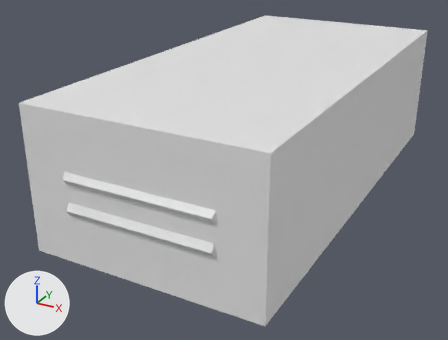
The glTF model src/assets/hover-car.gltf: old version first, new version second.
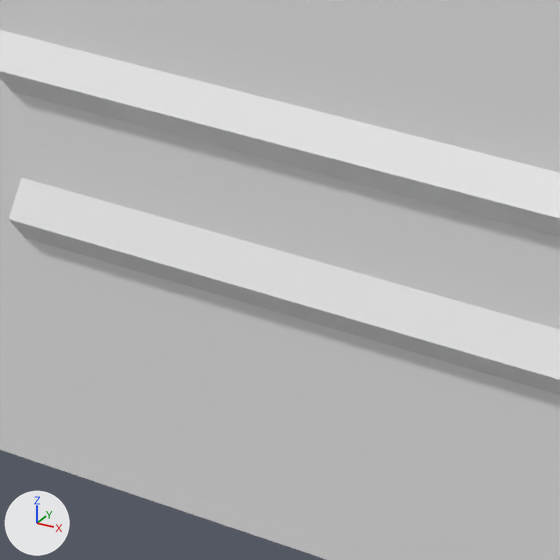
The first picture shows the older version from a 50 mm camera at (2.56, -5.53, 1.63) aimed at (-0.27, -0.39, -0.93). The close-ups show both versions on the part from 14% to 40% of the width and 49% to 83% of the height of that picture; other places that the commit changed are outside them. Lighting does not change. The marker at lower left points along +X, +Y and +Z. Where no turn or scale is listed for an object, it has been applied to the vertices.

Objects in the first close-up: 'boxCollider', 'car'.
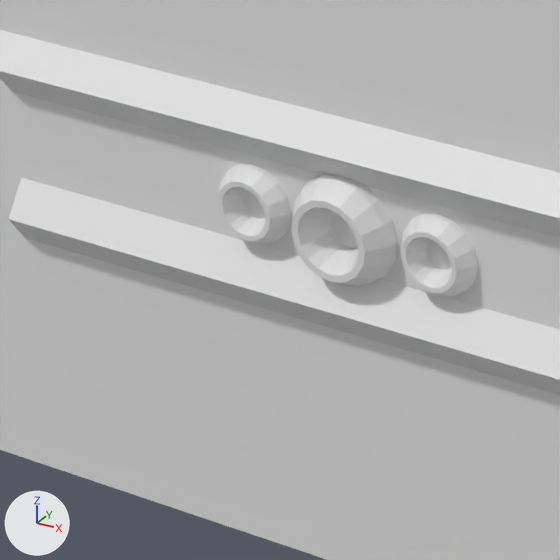
The edits, one by one:
Mesh me_sphere_011 is new.
It has 115 vertices, 226 faces and spans x -0.0724..0.0724, y -0.0512..0.0724, z -0.0724..0.0724.
Mesh me_sphere_009 is new.
It has 115 vertices, 226 faces and spans x -0.098..0.098, y -0.07..0.098, z -0.098..0.098.
Object 'thurstEngine1.002' (ob_thurstengine1_002) is new; it shows me_sphere_011.
Its location is (-0.176, -2.214, -0.521).
Object 'thurstEngine1.001' (ob_thurstengine1_001) is new; it shows a copy of me_sphere_011.
Its location is (0.174, -2.214, -0.521).
Object 'thurstEngine1' (ob_thurstengine1) is new; it shows me_sphere_009.
Its location is (0.0, -2.214, -0.521).

Pixel boxes [x1, y1, x2, y2] of what changed, in the close-ups (560 x 560 px):
'thurstEngine1', added
    after: [291, 174, 397, 286]
'thurstEngine1.001', added
    after: [401, 213, 478, 296]
'thurstEngine1.002', added
    after: [218, 164, 291, 244]
